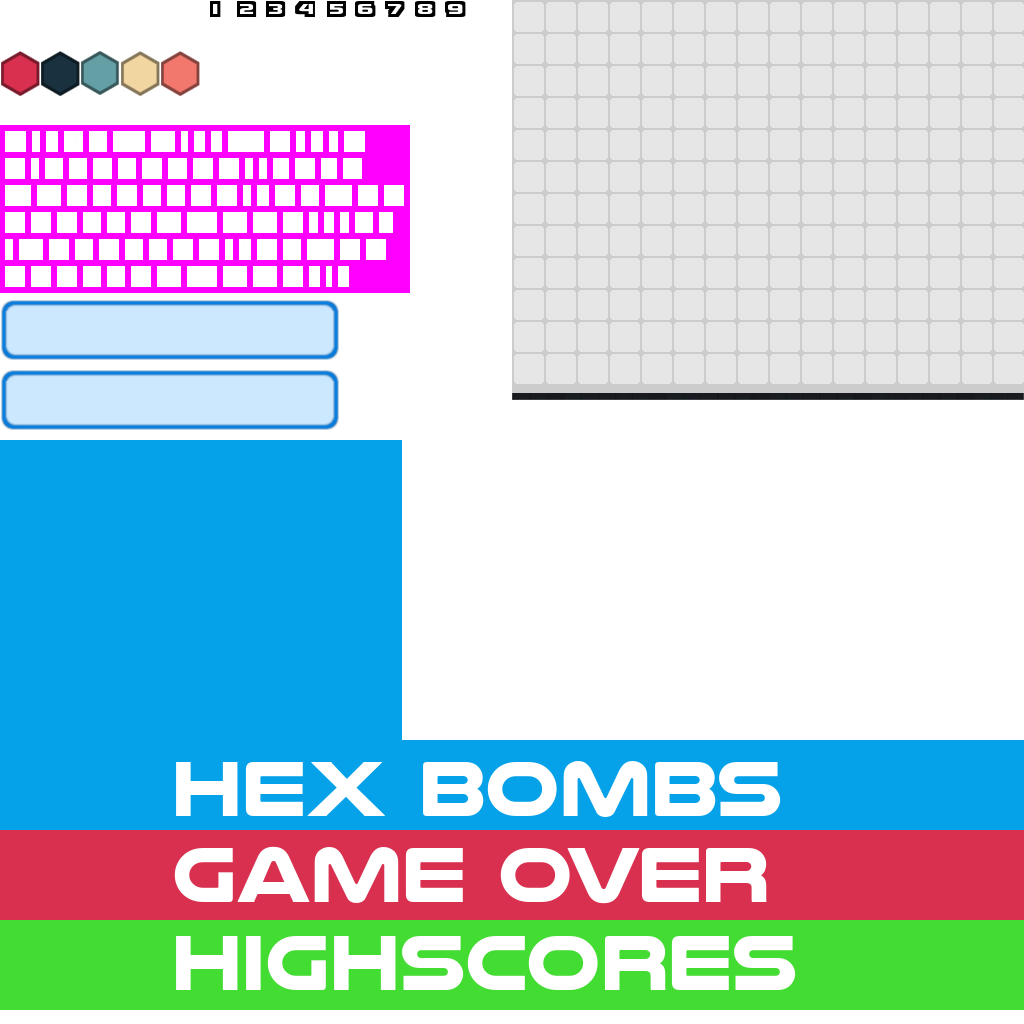
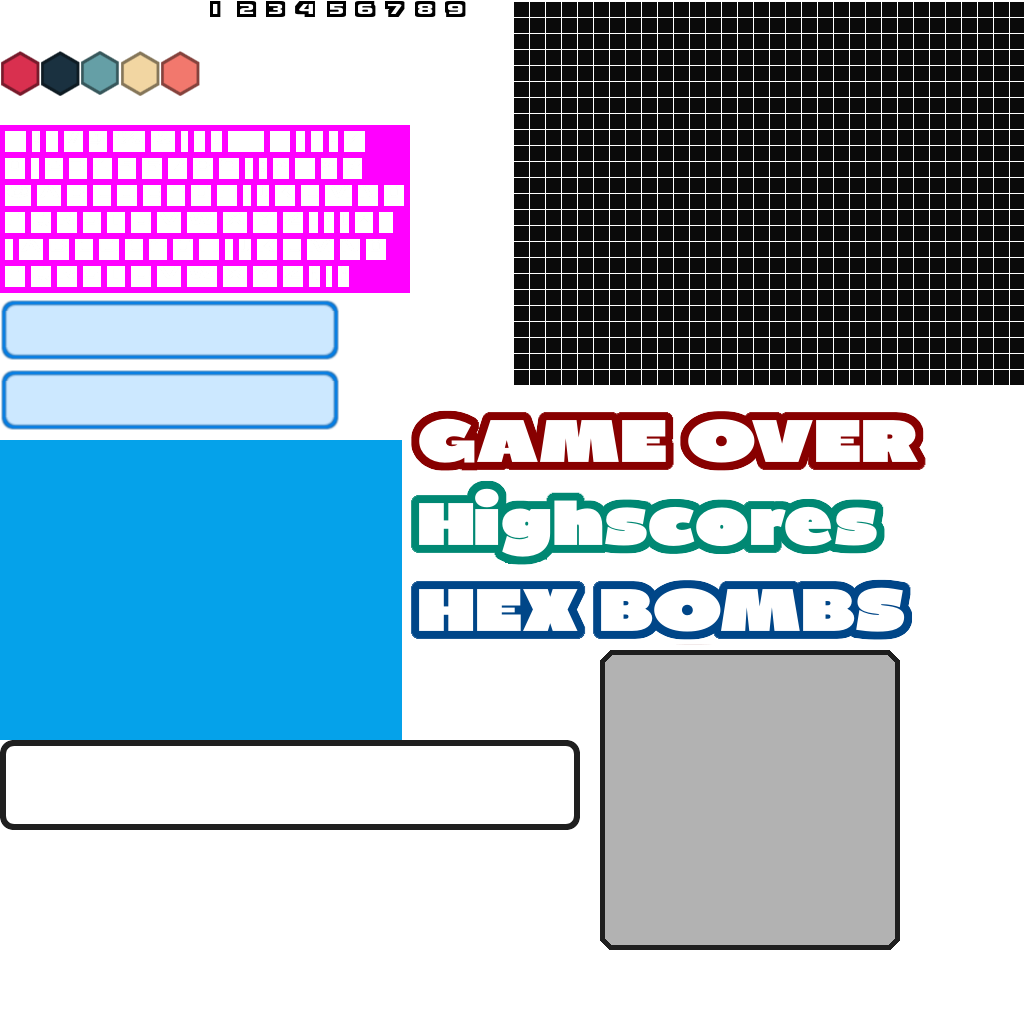
Layer changes from the first 1024 x 1024 image to the second:
added layer "Ebene #1" above "Ebene" over [514, 2, 1024, 385]
added layer "Ebene #6" above "Ebene #11" over [411, 579, 913, 640]
added layer "Ebene #14" above "Ebene #12" over [600, 639, 900, 950]
added layer "Ebene #12" (30%) above "Ebene #13" over [603, 653, 897, 947]
added layer "Ebene #13" above "GAME OVER ..." over [411, 480, 885, 565]
added layer "GAME OVER ..." above "Ebene #5" over [411, 410, 926, 471]
added layer "Ebene #5" above "Ebene #4" over [0, 740, 580, 830]
painted on "Ebene #7" over [0, 0, 1024, 1010]
